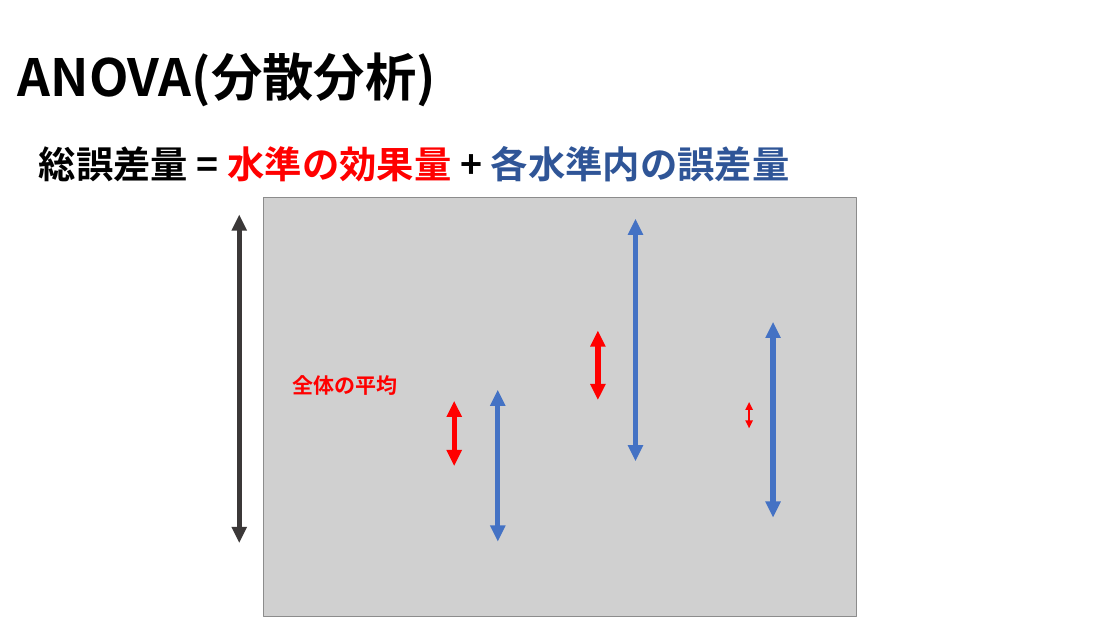
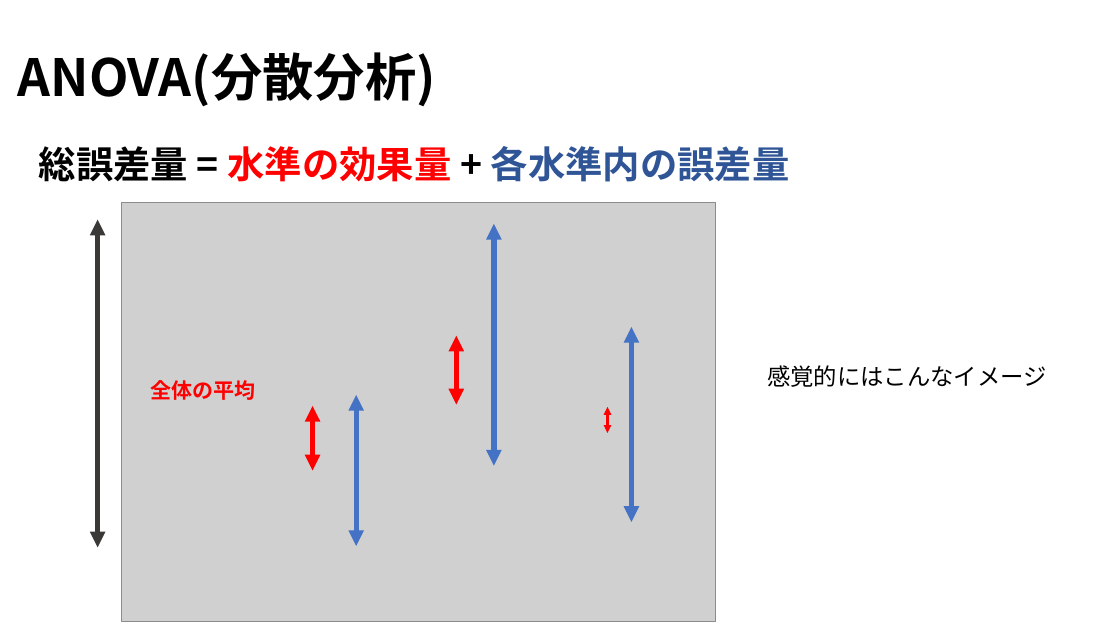
Before and after one commit to Yoshifumi14/stats, a slide deck: slide 19 of statistics2.pptx. Drawn at 1120x630 pixels with LibreOffice and Linux fonts; fonts in the diff are those of the drawing; grey boxes stand for pictures. Boxes give left, top, right and bottom in pixels: in the first picture for what was removed or moved away, otherwise in the second. Text is boxed around its words. In the diff, an @@ line names an element or a change of style, - is before the commit and + after.

```diff
--- a/statistics2.pptx
+++ b/statistics2.pptx
@@ text added at (767,365,1047,387), 20 pt, text #000000 @@
+感覚的にはこんなイメージ
@@ 7 double arrows, 1 picture, 1 text: place and size @@
-7 double arrows, 1 picture, 1 text at (239,198,857,617)
+7 double arrows, 1 picture, 1 text at (97,202,716,621)
```
Also in this commit, not shown: 3 other slides changed, 12 other files.
